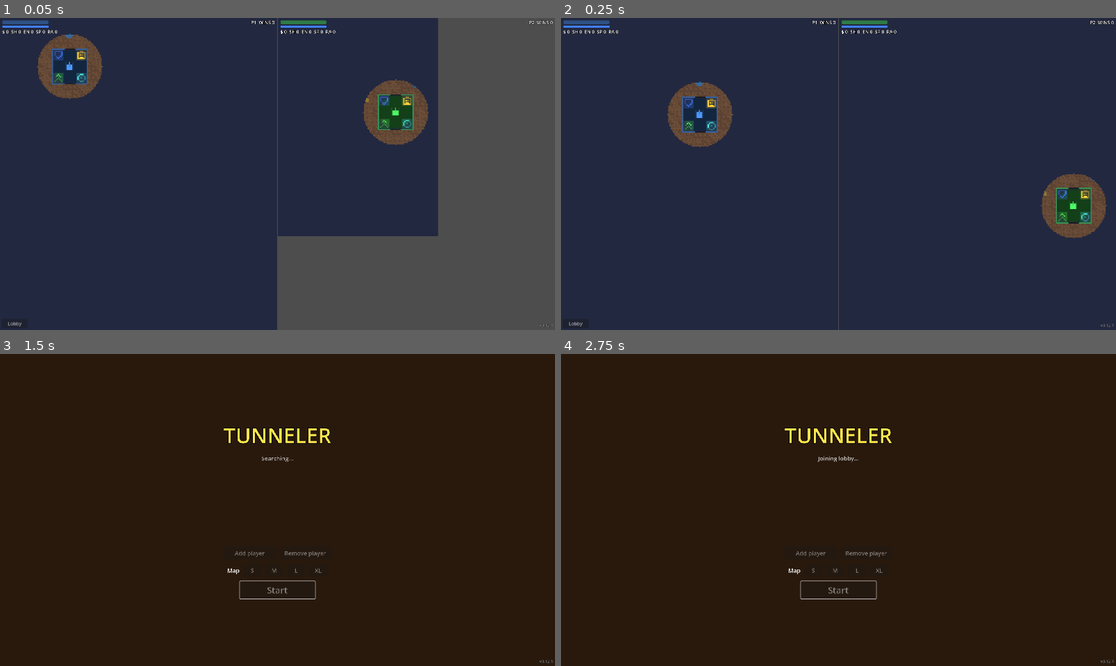
Above: before the commit, frames 1-4 (two rows, left to right).
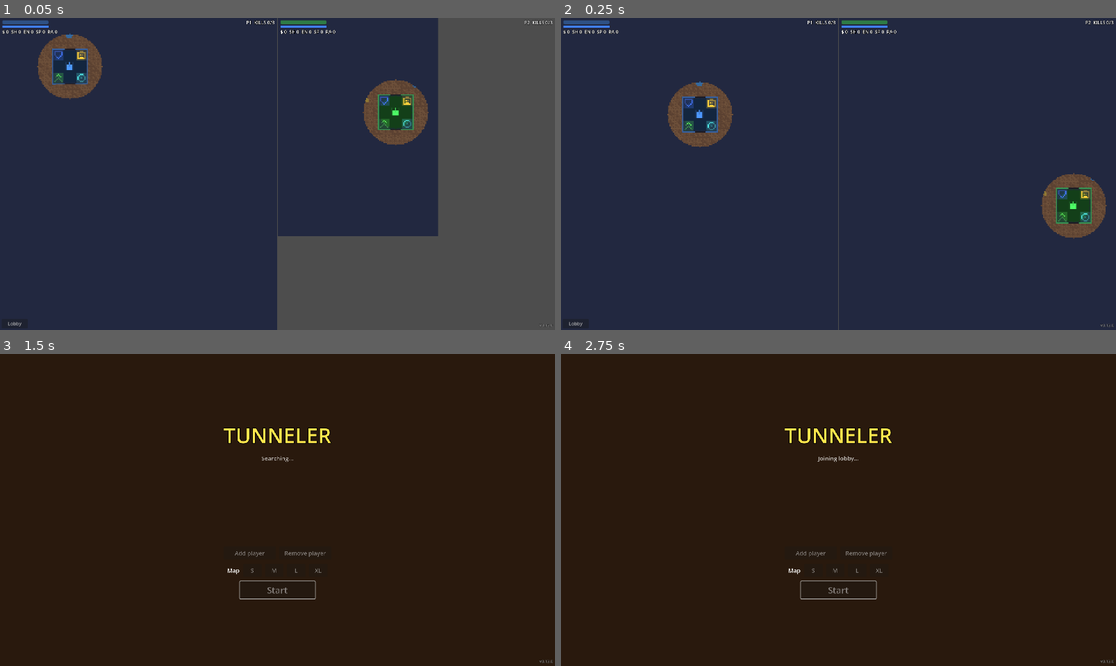
Above: after the commit, the same moments.

Repository: kocmitom/tunelar
Game: Godot game, scene res://scenes/ui/viewport_grid.tscn
The game is run twice, just before and just after one commit, with the same random seed, the same clock (stepped at 60 frames per second) and the same inputs. This scene is started directly instead of the project's main scene.
Inputs:
- Up to frame 1 (0.05 s): no input
- Up to frame 2 (0.25 s): no input
- Up to frame 3 (1.5 s): click "Lobby" at 0.5 s; tap Enter at 1.25, 1.35 s; hold D from 1.28 s (still down)
- Up to frame 4 (2.75 s): tap Space at 1.52, 2, 2.27 s; release D at 2.03 s; hold S from 2.03 s (still down); tap Enter at 2.1 s

The runs differ from the first frame. In frame 1, 0.1% of the frame differs, in the area x 44-100%, y 0-99%; in frame 2, 0.1%, in the area x 44-100%, y 0-100%; in frame 3, less than 0.1%; in frame 4, less than 0.1%.

Commit message:
Release 0.13.0
Own base is a safe zone, and a match is now a race to 3 kills: a destroyed tank spectates for 2 seconds, then respawns at home keeping its money and upgrades. See CHANGELOG.md.

Diff:
--- a/project.godot
+++ b/project.godot
@@ -5,7 +5,7 @@
 [application]
 
 config/name="Tunneler"
-config/version="0.12.1"
+config/version="0.13.0"
 run/main_scene="res://scenes/ui/lobby.tscn"
 config/features=PackedStringArray("4.7")
 
--- a/scenes/ui/player_hud.tscn
+++ b/scenes/ui/player_hud.tscn
@@ -78,7 +78,7 @@
 grow_horizontal = 0
 theme_override_colors/font_outline_color = Color(0, 0, 0, 1)
 theme_override_constants/outline_size = 4
-text = "P1  WINS 0"
+text = "P1  KILLS 0/3"
 horizontal_alignment = 2
 
 [node name="Banner" type="Label" parent="."]
--- a/scripts/combat/bullet.gd
+++ b/scripts/combat/bullet.gd
@@ -41,7 +41,7 @@
 			return
 		for tank in tanks:
 			if tank != shooter and not tank.is_dead and tank.global_position.distance_to(next) <= tank.tank_radius + 0.5:
-				tank.hit()
+				tank.hit(shooter)
 				_die()
 				return
 
--- a/scripts/core/game_manager.gd
+++ b/scripts/core/game_manager.gd
@@ -14,6 +14,8 @@
 	Color(1.0, 0.35, 0.9), Color(0.3, 1.0, 1.0), Color(1.0, 0.5, 0.2),
 ]
 
+const KILLS_TO_WIN := 3
+
 const MAP_AREA_PER_PLAYER := 128000
 const MAP_ASPECT := 1.6
 # Lobby map sizes; M is the default.
@@ -26,7 +28,6 @@
 var bullets_root: Node2D
 var tanks: Array[Tank] = []
 var huds: Array[PlayerHud] = []
-var wins: Array[int] = []
 var round_over: bool = false
 var tick: int = 0
 # Seeded per match so every PC in a LAN match generates the same maps.
@@ -68,8 +69,6 @@
 	manager.build(local_slots, map_size)
 	tanks.clear()
 	huds.clear()
-	wins.resize(player_count)
-	wins.fill(0)
 	rng.seed = match_seed
 
 	terrain = TerrainData.new(map_size.x, map_size.y)
@@ -112,6 +111,9 @@
 		bullet.free()
 	for i in tanks.size():
 		tanks[i].home_rect = terrain.base_rects[i]
+		tanks[i].money = 0
+		tanks[i].levels = [0, 0, 0, 0]
+		tanks[i].kills = 0
 		tanks[i].respawn(Vector2(terrain.base_rects[i].get_center()))
 	for hud in huds:
 		hud.hide_banner()
@@ -144,6 +146,9 @@
 
 	for tank in tanks:
 		if tank.is_dead:
+			tank.respawn_timer -= TICK_DT
+			if tank.respawn_timer <= 0.0:
+				tank.respawn(Vector2(tank.home_rect.get_center()))
 			continue
 		var input := inputs[tank.player_id]
 		tank.tick(TICK_DT)
@@ -157,23 +162,18 @@
 
 
 func _check_round_end() -> void:
-	var alive := tanks.filter(func(t: Tank) -> bool: return not t.is_dead)
-	if alive.size() > 1:
+	var winners := tanks.filter(func(t: Tank) -> bool: return t.kills >= KILLS_TO_WIN)
+	if winners.is_empty():
 		return
 	round_over = true
 	manager.show_map(true)
-	var text := "DRAW"
-	if alive.size() == 1:
-		var winner: Tank = alive[0]
-		wins[winner.player_id] += 1
-		text = "PLAYER %d WINS" % (winner.player_id + 1)
 	for hud in huds:
-		hud.show_banner(text)
+		hud.show_banner("PLAYER %d WINS" % (winners[0].player_id + 1))
 
 
 func _update_huds() -> void:
 	for hud in huds:
-		hud.update_hud(tanks[hud.player_id], wins[hud.player_id])
+		hud.update_hud(tanks[hud.player_id])
 
 
 func _on_tank_fired(tank: Tank) -> void:
--- a/scripts/tank/tank.gd
+++ b/scripts/tank/tank.gd
@@ -18,6 +18,7 @@
 const DIG_MARGIN := 1
 const ENERGY_COST_FIRE := 8.0
 const FIRE_COOLDOWN := 0.25
+const RESPAWN_DELAY := 2.0
 const MAX_SHIELDS := 1.0
 # Refills an empty set in the same time the base refills an empty battery.
 const SHIELD_RECHARGE_BASE := MAX_SHIELDS * ENERGY_RECHARGE_BASE / MAX_ENERGY
@@ -43,6 +44,8 @@
 var home_rect: Rect2i
 var is_dead: bool = false
 var fire_cooldown: float = 0.0
+var kills: int = 0
+var respawn_timer: float = 0.0
 # Value of the dirt and gold dug this round.
 var money: int = 0
 var levels: Array[int] = [0, 0, 0, 0]
@@ -154,18 +157,23 @@
 	return global_position + facing * (tank_radius + 2)
 
 
-# Each full shield absorbs one hit; a hit with no full shield left destroys the tank.
-func hit() -> void:
+# Each full shield absorbs one hit; a hit with no full shield left destroys the tank. The own base is a safe zone.
+func hit(attacker: Tank = null) -> void:
+	if home_rect.has_point(Vector2i(global_position.round())):
+		return
 	if shields >= 1.0:
 		shields -= 1.0
 		return
 	destroy()
+	if attacker:
+		attacker.kills += 1
 
 
 func destroy() -> void:
 	if is_dead:
 		return
 	is_dead = true
+	respawn_timer = RESPAWN_DELAY
 	visible = false
 	shape.set_deferred("disabled", true)
 	var explosion := Explosion.new()
@@ -183,11 +191,9 @@
 	rotation = 0.0
 	facing = Vector2.UP
 	velocity = Vector2.ZERO
-	energy = MAX_ENERGY
-	shields = MAX_SHIELDS
+	energy = max_energy()
+	shields = max_shields()
 	fire_cooldown = 0.0
-	money = 0
-	levels = [0, 0, 0, 0]
 	_pad = -1
 	reset_physics_interpolation()
 
--- a/scripts/ui/player_hud.gd
+++ b/scripts/ui/player_hud.gd
@@ -1,6 +1,6 @@
 class_name PlayerHud
 extends CanvasLayer
-## Per-viewport overlay: battery gauge, shields, money and upgrades, wins and round banner.
+## Per-viewport overlay: battery gauge, shields, money and upgrades, kills and round banner.
 
 var player_id: int = 0
 var color: Color = Color.WHITE
@@ -22,14 +22,14 @@
 	energy_bar.self_modulate = color
 
 
-func update_hud(tank: Tank, wins: int) -> void:
+func update_hud(tank: Tank) -> void:
 	energy_bar.max_value = tank.max_energy()
 	energy_bar.value = tank.energy
 	for i in shield_segments.size():
 		shield_segments[i].visible = i < tank.max_shields()
 		shield_segments[i].modulate.a = lerpf(0.15, 1.0, clampf(tank.shields - i, 0.0, 1.0))
 	money_label.text = "$ %d  SH %d  EN %d  SP %d  RA %d" % ([tank.money] + tank.levels)
-	wins_label.text = "P%d  WINS %d" % [player_id + 1, wins]
+	wins_label.text = "P%d  KILLS %d/%d" % [player_id + 1, tank.kills, GameManager.KILLS_TO_WIN]
 
 
 func show_banner(text: String) -> void:
--- a/scripts/ui/viewport_manager.gd
+++ b/scripts/ui/viewport_manager.gd
@@ -121,4 +121,5 @@
 				cam.global_position = pos.clamp(half, Vector2(cam.limit_right, cam.limit_bottom) - half)
 		else:
 			cam.global_position = tank.global_position
+			fogs[i].visible = true
 			fogs[i].reveal(tank.global_position, tank.reveal_radius())
--- a/tests/integration/test_round_loop.gd
+++ b/tests/integration/test_round_loop.gd
@@ -92,6 +92,7 @@
 
 func test_hud_shows_shields() -> void:
 	var gm := _make_game(2)
+	gm.tanks[0].position.y = gm.tanks[0].home_rect.position.y - 5
 	gm.tanks[0].hit()
 	gm.step()
 	var lit := gm.huds[0].shield_segments.filter(func(s: ColorRect) -> bool: return s.modulate.a == 1.0)
@@ -102,12 +103,20 @@
 	gm.manager.free()
 
 
+func _kill(gm: GameManager, target: int, attacker: int) -> void:
+	var tank := gm.tanks[target]
+	tank.position.y = tank.home_rect.position.y - 5
+	tank.shields = 0.0
+	tank.hit(gm.tanks[attacker])
+
+
 func test_round_end() -> void:
 	var gm := _make_game(2)
-	gm.tanks[1].destroy()
+	gm.tanks[0].kills = GameManager.KILLS_TO_WIN - 1
+	_kill(gm, 1, 0)
 	gm.step()
-	check(gm.round_over, "round ends with one tank left")
-	check_eq(gm.wins[0], 1, "survivor credited")
+	check(gm.round_over, "round ends at KILLS_TO_WIN kills")
+	check_eq(gm.tanks[0].kills, GameManager.KILLS_TO_WIN, "killer credited")
 	check(gm.huds[0].banner.visible and gm.huds[1].banner.visible, "banner on every HUD")
 	check_eq(gm.huds[0].banner.text, "PLAYER 1 WINS", "banner text")
 
@@ -123,6 +132,24 @@
 	gm.manager.free()
 
 
+func test_respawn_after_death() -> void:
+	var gm := _make_game(2)
+	gm.tanks[1].money = 500
+	gm.tanks[1].levels = [1, 0, 2, 0]
+	_kill(gm, 1, 0)
+	gm.step()
+	check(gm.tanks[1].is_dead, "dead right after the kill")
+	check(not gm.round_over, "one kill does not end the round")
+	_run(gm, Tank.RESPAWN_DELAY)
+	check(not gm.tanks[1].is_dead, "alive again after RESPAWN_DELAY")
+	check_eq(Vector2i(gm.tanks[1].global_position), gm.tanks[1].home_rect.get_center(), "respawned at home")
+	check_eq(gm.tanks[1].money, 500, "money kept")
+	check_eq(gm.tanks[1].levels, [1, 0, 2, 0] as Array[int], "upgrades kept")
+	check_eq(gm.tanks[1].shields, gm.tanks[1].max_shields(), "shields refilled")
+	check(gm.manager.fogs[1].visible, "fog back on after respawn")
+	gm.manager.free()
+
+
 func test_empty_battery_survives() -> void:
 	var gm := _make_game(3)
 	gm.tanks[2].position.y = gm.tanks[2].home_rect.end.y + 8
--- a/tests/integration/test_viewports.gd
+++ b/tests/integration/test_viewports.gd
@@ -93,6 +93,7 @@
 	var manager := _make_grid(2)
 	var gm: GameManager = manager.get_node("GameManager")
 	var cam := manager.cameras[1]
+	gm.tanks[1].kills = GameManager.KILLS_TO_WIN
 	gm.tanks[0].destroy()
 	gm.step()
 	check(gm.round_over, "round over")
--- a/tests/unit/test_combat.gd
+++ b/tests/unit/test_combat.gd
@@ -136,7 +136,29 @@
 	check(target.is_dead, "target destroyed")
 	check(not target.visible, "target hidden")
 	check(not shooter.is_dead, "shooter not hit by own bullet")
+	check_eq(shooter.kills, 1, "kill credited to the shooter")
 	check_eq(terrain.get_cell(130, 107), TerrainData.AIR, "crater carved at radius 7")
 	check_eq(terrain.get_cell(130, 109), TerrainData.DIRT, "crater limited to radius 8")
 	shooter.free()
 	target.free()
+
+
+func test_own_base_is_safe() -> void:
+	var terrain := _corridor()
+	var shooter := _spawn(terrain, Vector2(100, 100))
+	var target := _spawn(terrain, Vector2(130, 100))
+	target.shields = 0
+	target.home_rect = Rect2i(120, 90, 21, 21)
+	var tanks: Array[Tank] = [shooter, target]
+	var bullet := _bullet(terrain, shooter.global_position, Vector2(Bullet.BULLET_SPEED, 0), tanks, shooter)
+	_run(bullet, 0.5)
+	check(bullet.is_dead, "bullet stopped by the tank")
+	check(not target.is_dead, "no damage in the own base")
+	check_eq(shooter.kills, 0, "no kill credited")
+	shooter.home_rect = target.home_rect
+	target.home_rect = Rect2i()
+	bullet = _bullet(terrain, shooter.global_position, Vector2(Bullet.BULLET_SPEED, 0), tanks, shooter)
+	_run(bullet, 0.5)
+	check(target.is_dead, "hit in another player's base")
+	shooter.free()
+	target.free()
--- a/tests/unit/test_lockstep.gd
+++ b/tests/unit/test_lockstep.gd
@@ -122,8 +122,7 @@
 	var ok := true
 	for i in 3:
 		ok = ok and a.tanks[i].position == b.tanks[i].position and a.tanks[i].energy == b.tanks[i].energy
-		ok = ok and a.tanks[i].is_dead == b.tanks[i].is_dead
+		ok = ok and a.tanks[i].is_dead == b.tanks[i].is_dead and a.tanks[i].kills == b.tanks[i].kills
 	check(ok, "tanks identical")
-	check_eq(a.wins, b.wins, "wins identical")
 	for gm in games:
 		gm.manager.free()
--- a/tests/unit/test_tank_mechanics.gd
+++ b/tests/unit/test_tank_mechanics.gd
@@ -126,11 +126,11 @@
 	var terrain := TerrainData.new()
 	terrain.base_rects = [Rect2i(50, 90, 21, 21)]
 	var tank := _spawn(terrain, Vector2(60, 100))
-	tank.home_rect = terrain.base_rects[0]
 	tank.shields = 0.0
 	tank.energy = 0.0
 	tank.hit()
 	check(tank.is_dead, "a hit with no full shield destroys")
+	tank.home_rect = terrain.base_rects[0]
 	tank.respawn(tank.position)
 	tank.shields = 0.0
 	tank.energy = 0.0
@@ -220,9 +220,11 @@
 		_visit(tank, pad)
 	check_eq(tank.levels[Tank.Upgrade.SHIELD], Tank.MAX_LEVEL, "levels cap at MAX_LEVEL")
 
+	var money := tank.money
 	tank.respawn(Vector2(home.get_center()))
-	check_eq(tank.money, 0, "respawn resets money")
-	check_eq(tank.levels, [0, 0, 0, 0] as Array[int], "respawn resets upgrades")
+	check_eq(tank.money, money, "respawn keeps money")
+	check_eq(tank.levels, [Tank.MAX_LEVEL, 0, 0, 0] as Array[int], "respawn keeps upgrades")
+	check_eq(tank.shields, tank.max_shields(), "respawn fills the upgraded shields")
 	tank.free()
 
 
Not shown, changed: CHANGELOG.md
